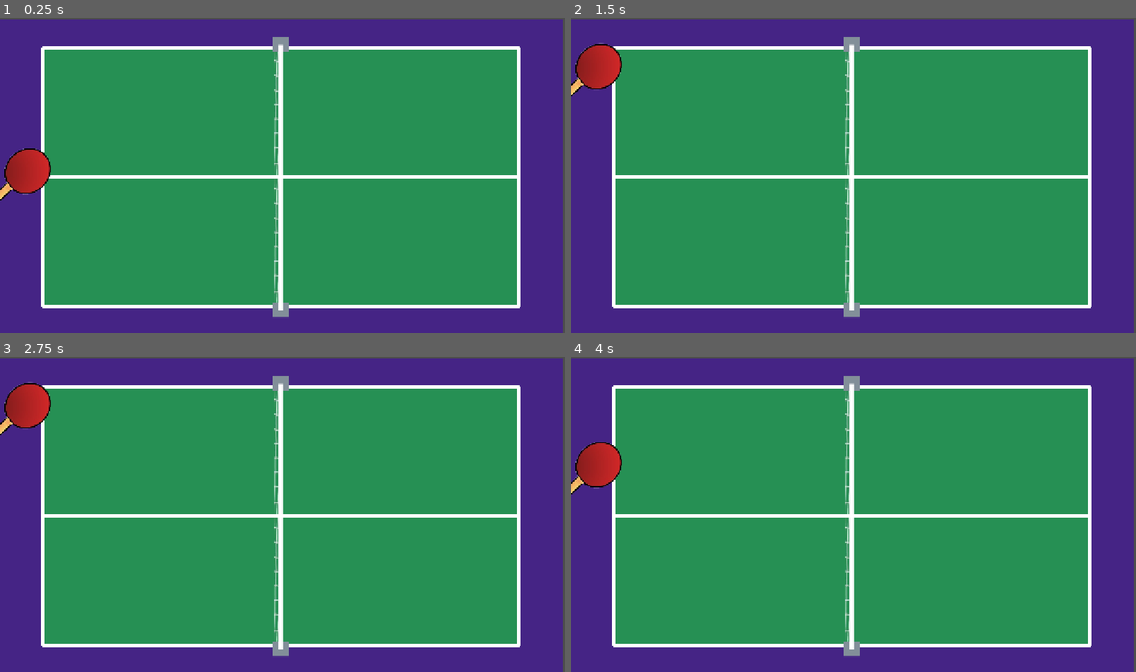
Above: before the commit, frames 1-4 (two rows, left to right).
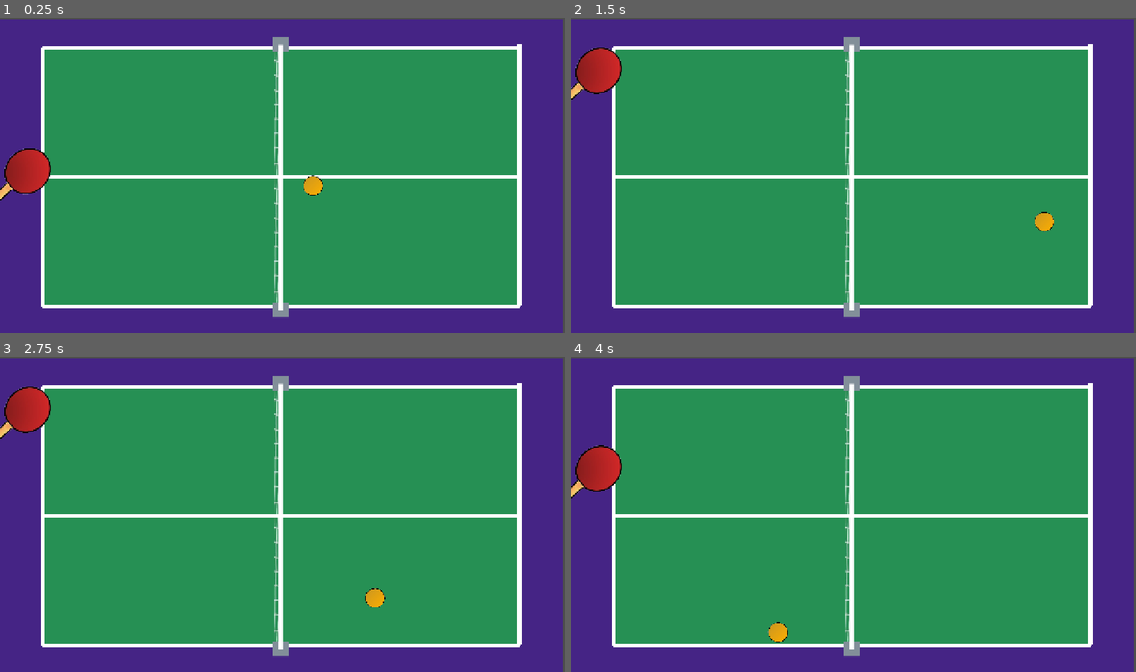
Above: after the commit, the same moments.

Repository: AkshatPaji/RE-TURN-Godot
Game: Godot game, scene res://Scenes/main.tscn
Two runs of this game, one before a commit and one after it. Both use one fixed random seed, a clock stepped at 60 frames per second and the inputs below.
Inputs (mouse positions are in pixels of both pictures, inside the frame that each line leads up to):
- Up to frame 1 (0.25 s): no input
- Up to frame 2 (1.5 s): tap Enter at 0.5 s; move the mouse to (825, 238) at 0.52 s; hold Up (up) from 0.53 s (still down); tap Alt at 0.6 s; click (825, 238) at 0.67 s; move the mouse to (1023, 222) at 1.27 s; tap Shift at 1.35 s
- Up to frame 3 (2.75 s): move the mouse to (113, 467) at 2.02 s; release Up (up) at 2.03 s; hold Left from 2.03 s (still down); tap Alt at 2.1 s
- Up to frame 4 (4 s): move the mouse to (881, 514) at 2.77 s; tap Shift at 2.85 s; click (881, 514) at 2.92 s; move the mouse to (768, 435) at 3.52 s; release Left at 3.53 s; hold Down (down) from 3.53 s (still down); tap Alt at 3.6 s

The runs differ from the first frame. In frame 1, 0.4% of the frame differs, in the area x 53-93%, y 8-92%; in frame 2, 0.8%; in frame 3, 0.8%, in the area x 0-93%, y 7-92%; in frame 4, 0.8%.

Commit message:
basic game ready with working boundary and paddle-ball

Diff:
--- /dev/null
+++ b/Scenes/ball.tscn
@@ -0,0 +1,18 @@
+[gd_scene format=3 uid="uid://5xynjm4rrdek"]
+
+[ext_resource type="Script" uid="uid://bjr1g4m4xlq6p" path="res://Scripts/ball.gd" id="1_41u45"]
+[ext_resource type="Texture2D" uid="uid://d3th8dq1k0ofy" path="res://assets/ball.png" id="1_x8fbi"]
+
+[sub_resource type="CircleShape2D" id="CircleShape2D_w343b"]
+radius = 108.226616
+
+[node name="Ball" type="CharacterBody2D" unique_id=1972545983]
+motion_mode = 1
+script = ExtResource("1_41u45")
+
+[node name="Ball" type="Sprite2D" parent="." unique_id=2020962672]
+texture = ExtResource("1_x8fbi")
+
+[node name="CollisionShape2D" type="CollisionShape2D" parent="." unique_id=1523070135]
+position = Vector2(2, 17)
+shape = SubResource("CircleShape2D_w343b")
--- /dev/null
+++ b/Scenes/barrier.tscn
@@ -0,0 +1,20 @@
+[gd_scene format=3 uid="uid://we0b6wekqfbc"]
+
+[ext_resource type="Script" uid="uid://dpqj1yfj68uwp" path="res://Scripts/paddle.gd" id="1_uvob8"]
+
+[sub_resource type="QuadMesh" id="QuadMesh_p3ca1"]
+
+[sub_resource type="RectangleShape2D" id="RectangleShape2D_w343b"]
+size = Vector2(10, 600)
+
+[node name="barrier" type="CharacterBody2D" unique_id=1852995270]
+motion_mode = 1
+script = ExtResource("1_uvob8")
+metadata/_edit_group_ = true
+
+[node name="MeshInstance2D" type="MeshInstance2D" parent="." unique_id=395341947]
+scale = Vector2(10, 600)
+mesh = SubResource("QuadMesh_p3ca1")
+
+[node name="CollisionShape2D" type="CollisionShape2D" parent="." unique_id=33354286]
+shape = SubResource("RectangleShape2D_w343b")
--- a/Scenes/main.tscn
+++ b/Scenes/main.tscn
@@ -2,6 +2,8 @@
 
 [ext_resource type="Texture2D" uid="uid://di7e3bqjd2gr2" path="res://assets/Table.png" id="1_bo1nx"]
 [ext_resource type="PackedScene" uid="uid://c83nkxwro5bia" path="res://Scenes/paddle.tscn" id="2_8gbba"]
+[ext_resource type="PackedScene" uid="uid://we0b6wekqfbc" path="res://Scenes/barrier.tscn" id="3_jjvhh"]
+[ext_resource type="PackedScene" uid="uid://5xynjm4rrdek" path="res://Scenes/ball.tscn" id="4_kry3j"]
 
 [sub_resource type="WorldBoundaryShape2D" id="WorldBoundaryShape2D_p3ca1"]
 normal = Vector2(0, 1)
@@ -21,10 +23,17 @@
 
 [node name="walls" type="StaticBody2D" parent="." unique_id=1708959195]
 
-[node name="CollisionShape2D" type="CollisionShape2D" parent="walls" unique_id=2045611649]
-position = Vector2(0, 60)
+[node name="TableWall Top" type="CollisionShape2D" parent="walls" unique_id=2045611649]
+position = Vector2(1, 69)
 shape = SubResource("WorldBoundaryShape2D_p3ca1")
 
-[node name="CollisionShape2D2" type="CollisionShape2D" parent="walls" unique_id=961979535]
-position = Vector2(2, 665)
+[node name="TableWall Bottom" type="CollisionShape2D" parent="walls" unique_id=961979535]
+position = Vector2(2, 655)
 shape = SubResource("WorldBoundaryShape2D_w343b")
+
+[node name="barrier" parent="." unique_id=1335119937 instance=ExtResource("3_jjvhh")]
+position = Vector2(1185, 364)
+
+[node name="Ball" parent="." unique_id=1972545983 instance=ExtResource("4_kry3j")]
+position = Vector2(641, 364)
+scale = Vector2(0.2, 0.2)
--- /dev/null
+++ b/Scripts/ball.gd
@@ -0,0 +1,25 @@
+extends CharacterBody2D
+
+const SPEED: float = 300.0
+var start_position: Vector2
+
+func _ready() -> void:
+	start_position = global_position
+	reset_ball()
+
+func _physics_process(delta: float) -> void:
+	var collision: KinematicCollision2D = move_and_collide(velocity * delta)
+	if collision:
+		var normal: Vector2 = collision.get_normal()
+		velocity = velocity.bounce(normal)
+		velocity *= 1.05
+
+func reset_ball() -> void:
+	global_position = start_position
+	var x: float = [-1.0, 1.0].pick_random()
+	var y: float
+	if randf() < 0.5:
+		y = randf_range(-0.5, -0.2)
+	else:
+		y = randf_range(0.2, 0.5)
+	velocity = Vector2(x, y).normalized() * SPEED
--- a/Scripts/paddle.gd
+++ b/Scripts/paddle.gd
@@ -4,7 +4,7 @@
 const SPEED: float = 300.0
 
 
-func _physics_process(delta: float) -> void:
+func _physics_process(_delta: float) -> void:
 	var direction:float= Input.get_axis("up", "down")
 
 	velocity.y = direction * SPEED
Not shown, added: Scripts/ball.gd.uid
